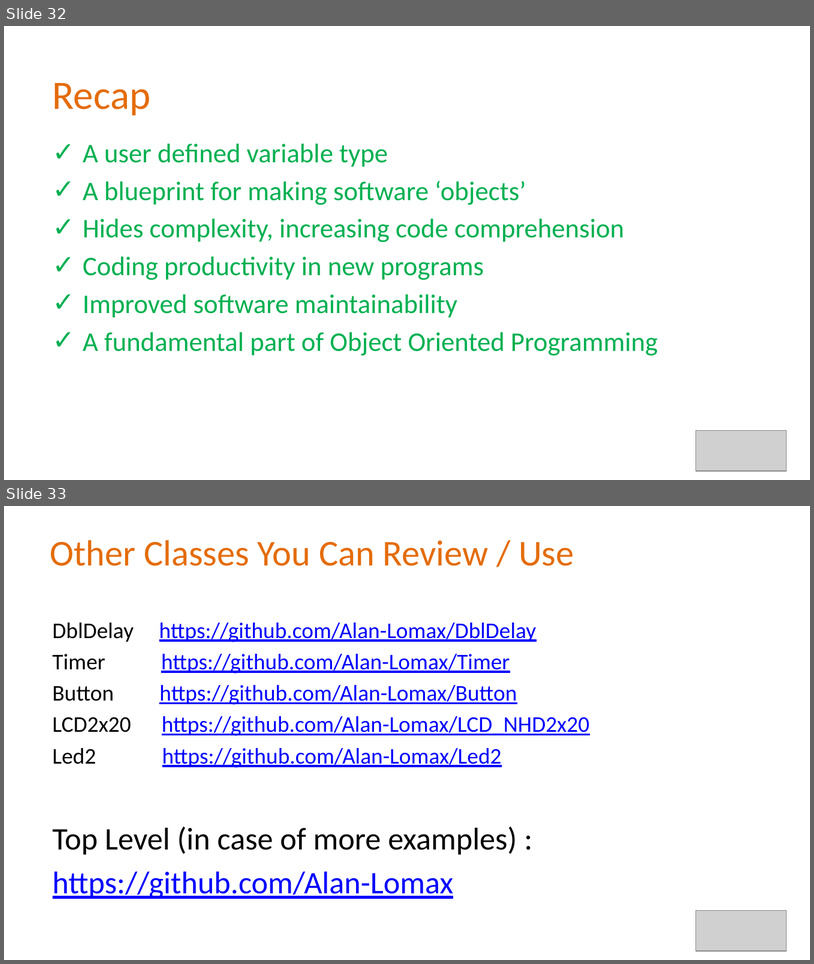
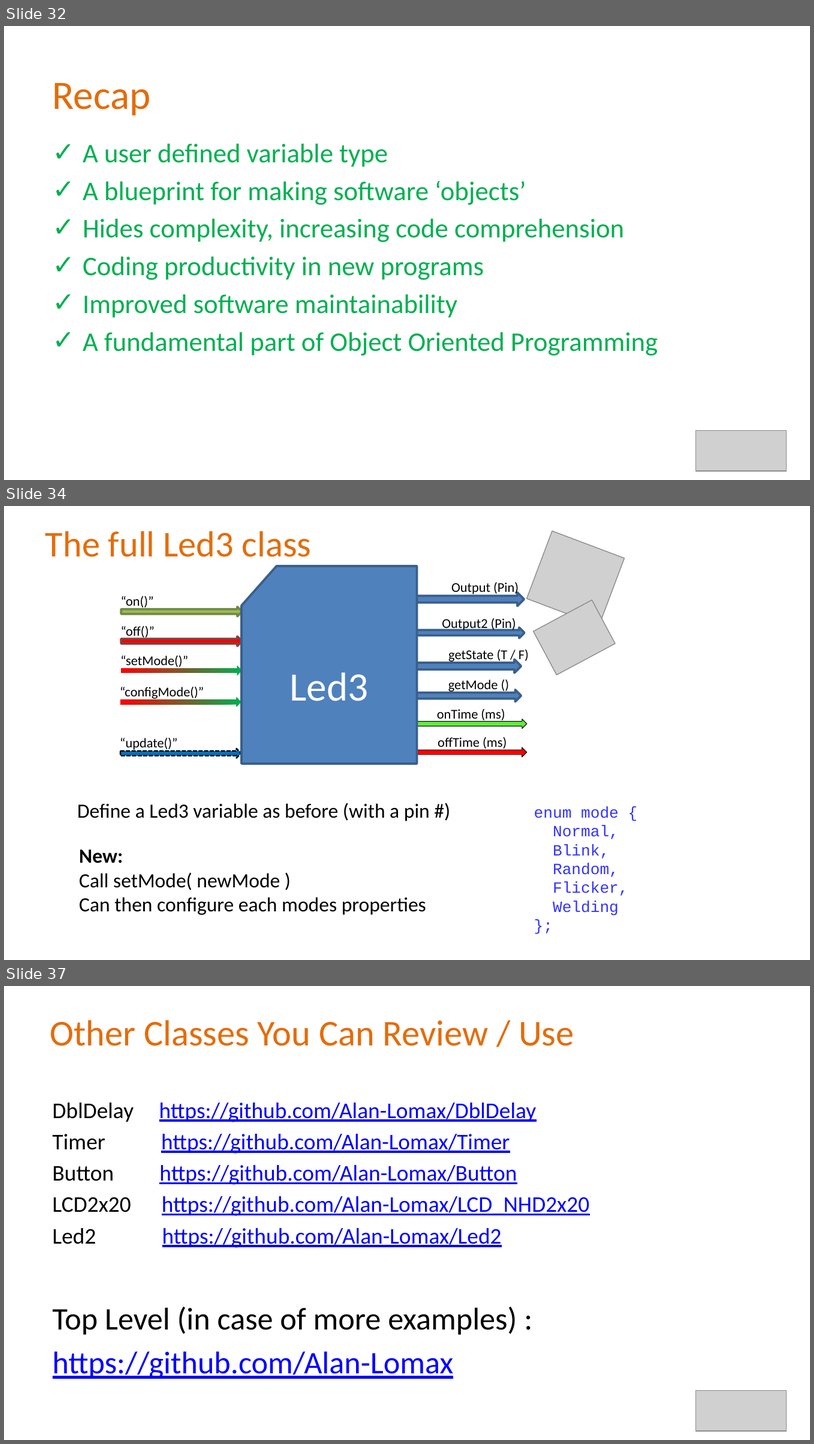
Before and after one commit to Alan-Lomax/MERG-SIG-Presentations, a slide deck: Introduction to Class Programming Part 2.pptx. Shown one above the other, each under a label of ours: slides 32 and 33 before the commit, slides 32, 34 and 37 after it; the slides between them are not shown. The pictures are 814x964 and 814x1444 pixels, drawn with LibreOffice and Linux fonts; fonts in the diff are those of the drawing; grey boxes stand for pictures; background and template pictures are left out. Boxes give left, top, right and bottom in pixels: in the first picture for what was removed or moved away, otherwise in the second. Text is boxed around its words. In the diff, an @@ line names an element or a change of style, - is before the commit and + after.

Commit message:
Final Update Before Presentation
Verifying links and example code.

```diff
--- a/Introduction to Class Programming Part 2.pptx
+++ b/Introduction to Class Programming Part 2.pptx
@@ slide 34 added at <box>4,506,810,960</box>, background picture (left out) @@
@@ title added at <box>45,531,312,565</box>, 32.4 pt, text #E46C0A @@
+The full Led3 class
@@ picture added at <box>527,531,625,626</box> @@
@@ flow chart punched card added at <box>242,565,417,763</box>, fill #4F81BD, outline #3A5F8C 2 pt, 36 pt, text #FFFFFF @@
+Led3
@@ right arrow added at <box>410,592,525,606</box>, fill #4F81BD, outline #3A5F8C 2 pt @@
@@ text added at <box>452,582,519,596</box>, 12 pt, text #000000 @@
+Output (Pin)
@@ right arrow added at <box>121,607,242,616</box>, fill #9BBB59, outline #738A42 2 pt @@
@@ text added at <box>121,596,154,610</box>, 12 pt, text #000000 @@
+“on()”
@@ picture added at <box>533,600,615,675</box> @@
@@ text added at <box>121,626,155,639</box>, 12 pt, text #000000 @@
+“off()”
@@ right arrow added at <box>407,628,525,638</box>, fill #4F81BD, outline #3A5F8C 2 pt @@
@@ text added at <box>442,618,516,631</box>, 12 pt, text #000000 @@
+Output2 (Pin)
@@ right arrow added at <box>121,637,242,646</box>, fill #FF0000, outline #8E3B39 2 pt @@
@@ text added at <box>449,649,529,663</box>, 12 pt, text #000000 @@
+getState (T / F)
@@ text added at <box>120,655,188,669</box>, 12 pt, text #000000 @@
+“setMode()”
@@ right arrow added at <box>121,666,242,675</box>, fill gradient #00B050 to #FF0000 @@
@@ right arrow added at <box>407,659,522,673</box>, fill #4F81BD, outline #3A5F8C 2 pt @@
@@ text added at <box>449,679,498,693</box>, 12 pt, text #000000 @@
+getMode ()
@@ text added at <box>120,687,204,700</box>, 12 pt, text #000000 @@
+“configMode()”
@@ right arrow added at <box>120,697,241,707</box>, fill gradient #00B050 to #FF0000 @@
@@ right arrow added at <box>407,690,522,702</box>, fill #4F81BD, outline #3A5F8C 2 pt @@
@@ right arrow added at <box>417,719,527,729</box>, fill #5EEC3C, outline #000000 0.5 pt @@
@@ text added at <box>437,709,505,722</box>, 12 pt, text #000000 @@
+onTime (ms)
@@ text added at <box>120,738,177,751</box>, 12 pt, text #000000 @@
+“update()”
@@ text added at <box>438,737,507,750</box>, 12 pt, text #000000 @@
+offTime (ms)
@@ right arrow added at <box>120,749,241,759</box>, fill #0070C0, outline #000000 1.25 pt dashed @@
@@ right arrow added at <box>415,747,527,757</box>, fill #FF0000, outline #000000 0.5 pt @@
@@ text added at <box>77,802,430,821</box>, 18 pt, text #000000 @@
+Define a Led3 variable as before (with a pin #)
@@ text added at <box>534,807,629,915</box>, 14 pt, text #3333FF @@
+enum mode {
+Normal,
+Blink,
+Random,
+Flicker,
+Welding
+};
@@ text added at <box>79,849,426,915</box>, 18 pt, text #000000 @@
+New:
+Call setMode( newMode )
+Can then configure each modes properties
@@ what was slide 33 is now slide 37 @@
```
Also in this commit, not shown: 8 slides changed, 2 other slides added.
